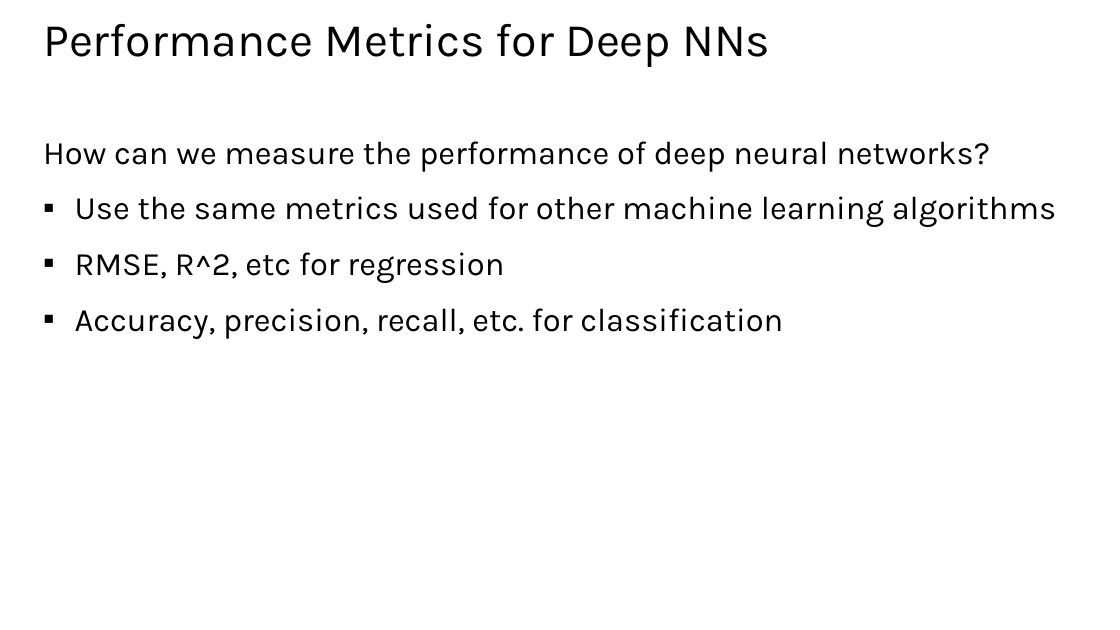
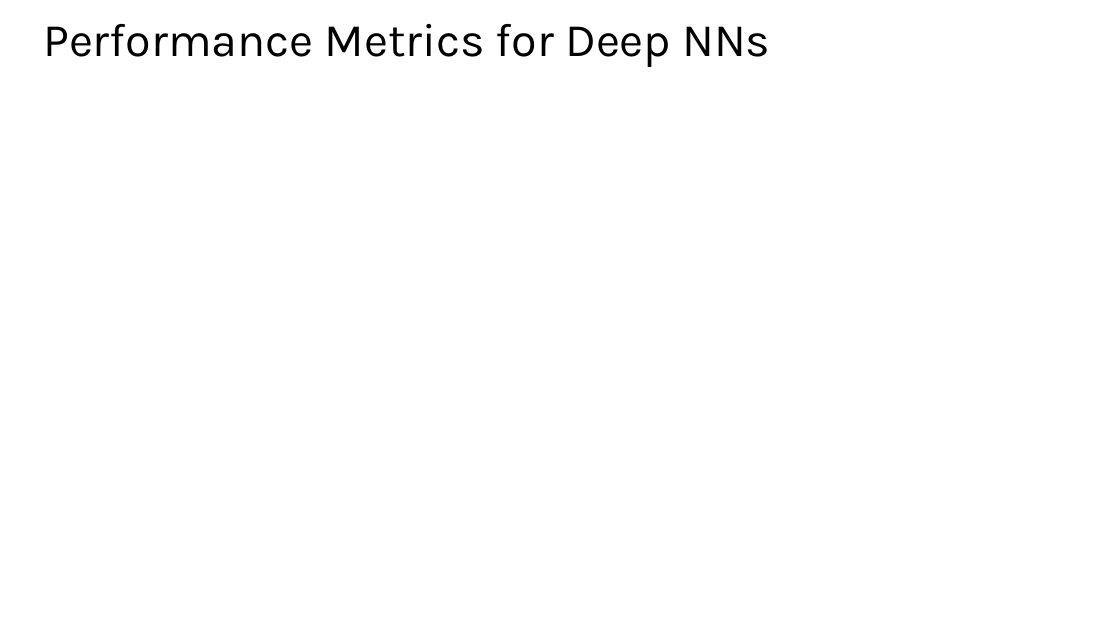
Before and after one commit to StephenElston/CSCI-E25, a slide deck: slide 37 of Slides/5_BuildingBlocksOfDeepLearning.pptx. Drawn at 1120x630 pixels with LibreOffice and Linux fonts; fonts in the diff are those of the drawing; grey boxes stand for pictures. Boxes give left, top, right and bottom in pixels: in the first picture for what was removed or moved away, otherwise in the second. Text is boxed around its words. In the diff, an @@ line names an element or a change of style, - is before the commit and + after.

```diff
--- a/Slides/5_BuildingBlocksOfDeepLearning.pptx
+++ b/Slides/5_BuildingBlocksOfDeepLearning.pptx
@@ text removed at (43,141,1057,339) @@
-How can we measure the performance of deep neural networks?
-▪ Use the same metrics used for other machine learning algorithms
-▪ RMSE, R^2, etc for regression
-▪ Accuracy, precision, recall, etc. for classification
```
Also in this commit, not shown: 22 other slides changed.
